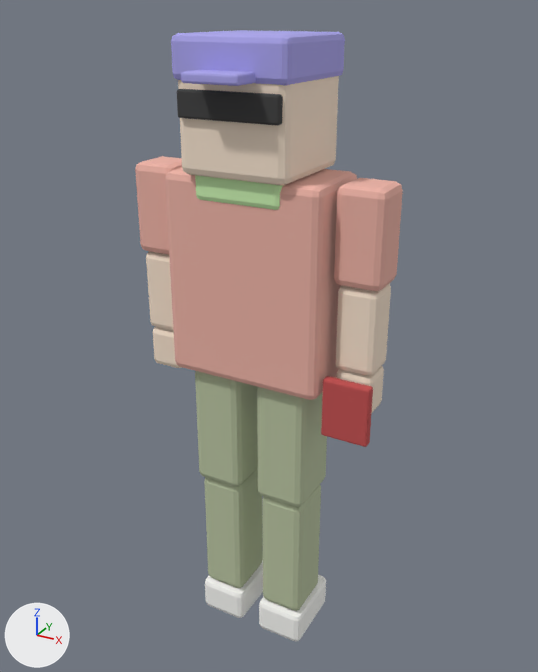
One commit to the glTF model assets/models/character.glb: the scene before it, then after it.
The view is the same before and after, from a 50 mm camera at (1.008, -1.788, 1.956) aimed at (0.014, 0.019, 1.053). Arrows for +X, +Y and +Z are at lower left; the lights stay in place. The older version comes first. Where no turn or scale is listed for an object, it has been applied to the vertices.

The older version as bpy lines, for what is in view:
```python
ob_book = bpy.data.objects.new('Book', me_cube_019)
ob_book.location = (0.32, -0.09, 0.93)
ob_cap = bpy.data.objects.new('Cap', me_cube_011)
ob_cap.location = (0.0, 0.0, 1.844)
ob_capbrim = bpy.data.objects.new('CapBrim', me_cube_012)
ob_capbrim.location = (0.0, -0.192, 1.806)
ob_hand_r = bpy.data.objects.new('Hand_R', me_cube_018)
ob_hand_r.location = (0.32, 0.0, 1.03)
ob_shirt = bpy.data.objects.new('Shirt', me_cube_001)
ob_shirt.location = (0.0, 0.0, 1.53)
ob_torso = bpy.data.objects.new('Torso', me_cube)
ob_torso.location = (0.0, 0.0, 1.25)
ob_upperarm_l = bpy.data.objects.new('UpperArm_L', me_cube_013)
ob_upperarm_l.location = (-0.32, 0.0, 1.55)
ob_upperarm_r = bpy.data.objects.new('UpperArm_R', me_cube_016)
ob_upperarm_r.location = (0.32, 0.0, 1.55)
ob_upperleg_l = bpy.data.objects.new('UpperLeg_L', me_cube_004)
ob_upperleg_l.location = (-0.11, 0.0, 0.95)
# also in view: 'Head' at (0.0, 0.0, 1.71); 'Foot_R' at (0.11, 0.02, 0.06); 'Foot_L' at (-0.11, 0.02, 0.06); 'LowerLeg_R' at (0.11, 0.0, 0.335); 'Hand_L' at (-0.32, 0.0, 0.965)
```
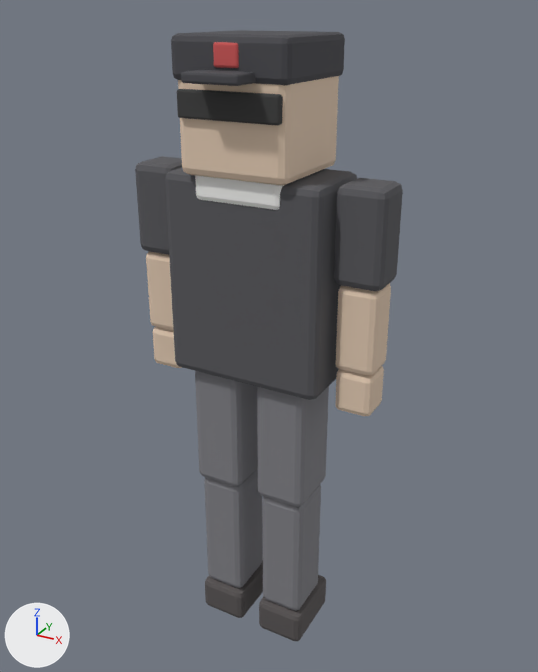
Commit message: Add a stylized "piotr" preset to the character generator

What differs and where, as boxes (x1, y1, x2, y2) in the pictures (538 x 672 px):
'Torso', recoloured (pink to dark grey): (165, 167, 357, 400) in both
'Cap', recoloured (blue to dark grey): (171, 30, 345, 86) in both
'UpperLeg_R', recoloured (greyish green to grey): (257, 387, 327, 507) in both
'UpperArm_R', recoloured (pink to dark grey): (334, 178, 403, 291) in both
'UpperLeg_L', recoloured (greyish green to grey): (195, 371, 258, 487) in both
'LowerLeg_R', recoloured (greyish green to grey): (263, 485, 321, 611) in both
'LowerLeg_L', recoloured (greyish green to grey): (204, 468, 263, 588) in both
'Book', deleted (red): before (321, 376, 373, 447)
'UpperArm_L', recoloured (pink to dark grey): (135, 156, 182, 255) in both
'Shirt', recoloured (green to white): (195, 175, 284, 210) in both
'Foot_R', recoloured (white to dark grey): (259, 575, 326, 641) in both
'Foot_L', recoloured (white to dark grey): (205, 560, 263, 618) in both
'CapBrim', recoloured (blue to dark grey): (181, 70, 256, 86) in both
'CapLogo', added (red): after (213, 42, 239, 68)
'Hand_R', unchanged, uncovered by the edit: before (336, 366, 384, 414); after (335, 366, 384, 416)

Diff of the bpy script that builds the scene:
```diff
--- a/assets/models/character.glb.py
+++ b/assets/models/character.glb.py
@@ mat_torso_mat @@
 mat_torso_mat = principled_material('Torso_mat')
-mat_torso_mat.base_color = (0.85, 0.453, 0.383)  # pink #edb3a6
+mat_torso_mat.base_color = (0.1, 0.1, 0.11)  # dark grey #59595d
 mat_torso_mat.roughness = 0.9
@@ mat_cap_mat @@
 mat_cap_mat = principled_material('Cap_mat')
-mat_cap_mat.base_color = (0.411, 0.383, 0.85)  # blue #aca6ed
+mat_cap_mat.base_color = (0.07, 0.07, 0.08)  # dark grey #4b4b50
 mat_cap_mat.roughness = 0.9
@@ mat_capbrim_mat @@
 mat_capbrim_mat = principled_material('CapBrim_mat')
-mat_capbrim_mat.base_color = (0.411, 0.383, 0.85)  # blue #aca6ed
+mat_capbrim_mat.base_color = (0.07, 0.07, 0.08)  # dark grey #4b4b50
 mat_capbrim_mat.roughness = 0.9
@@ mat_shirt_mat @@
 mat_shirt_mat = principled_material('Shirt_mat')
-mat_shirt_mat.base_color = (0.607, 0.9, 0.45)  # green #ccf3b3
+mat_shirt_mat.base_color = (0.92, 0.92, 0.9)  # white #f6f6f3
 mat_shirt_mat.roughness = 0.9
@@ mat_upperarm_l_mat @@
 mat_upperarm_l_mat = principled_material('UpperArm_L_mat')
-mat_upperarm_l_mat.base_color = (0.85, 0.453, 0.383)  # pink #edb3a6
+mat_upperarm_l_mat.base_color = (0.1, 0.1, 0.11)  # dark grey #59595d
 mat_upperarm_l_mat.roughness = 0.9
@@ mat_upperarm_r_mat @@
 mat_upperarm_r_mat = principled_material('UpperArm_R_mat')
-mat_upperarm_r_mat.base_color = (0.85, 0.453, 0.383)  # pink #edb3a6
+mat_upperarm_r_mat.base_color = (0.1, 0.1, 0.11)  # dark grey #59595d
 mat_upperarm_r_mat.roughness = 0.9
@@ mat_upperleg_l_mat @@
 mat_upperleg_l_mat = principled_material('UpperLeg_L_mat')
-mat_upperleg_l_mat.base_color = (0.485, 0.55, 0.357)  # greyish green #b9c4a1
+mat_upperleg_l_mat.base_color = (0.22, 0.22, 0.24)  # grey #818186
 mat_upperleg_l_mat.roughness = 0.9
@@ mat_lowerleg_l_mat @@
 mat_lowerleg_l_mat = principled_material('LowerLeg_L_mat')
-mat_lowerleg_l_mat.base_color = (0.485, 0.55, 0.357)  # greyish green #b9c4a1
+mat_lowerleg_l_mat.base_color = (0.22, 0.22, 0.24)  # grey #818186
 mat_lowerleg_l_mat.roughness = 0.9
@@ mat_foot_l_mat @@
 mat_foot_l_mat = principled_material('Foot_L_mat')
-mat_foot_l_mat.base_color = (0.95, 0.95, 0.92)  # white #f9f9f6
+mat_foot_l_mat.base_color = (0.1, 0.09, 0.09)  # dark grey #595555
 mat_foot_l_mat.roughness = 0.9
@@ mat_upperleg_r_mat @@
 mat_upperleg_r_mat = principled_material('UpperLeg_R_mat')
-mat_upperleg_r_mat.base_color = (0.485, 0.55, 0.357)  # greyish green #b9c4a1
+mat_upperleg_r_mat.base_color = (0.22, 0.22, 0.24)  # grey #818186
 mat_upperleg_r_mat.roughness = 0.9
@@ mat_lowerleg_r_mat @@
 mat_lowerleg_r_mat = principled_material('LowerLeg_R_mat')
-mat_lowerleg_r_mat.base_color = (0.485, 0.55, 0.357)  # greyish green #b9c4a1
+mat_lowerleg_r_mat.base_color = (0.22, 0.22, 0.24)  # grey #818186
 mat_lowerleg_r_mat.roughness = 0.9
@@ mat_foot_r_mat @@
 mat_foot_r_mat = principled_material('Foot_R_mat')
-mat_foot_r_mat.base_color = (0.95, 0.95, 0.92)  # white #f9f9f6
+mat_foot_r_mat.base_color = (0.1, 0.09, 0.09)  # dark grey #595555
 mat_foot_r_mat.roughness = 0.9
@@ mat_caplogo_mat @@
+mat_caplogo_mat = principled_material('CapLogo_mat')
+mat_caplogo_mat.base_color = (0.65, 0.1, 0.1)  # red #d35959
+mat_caplogo_mat.roughness = 0.9
@@ me_cube_013_1 @@
+me_cube_013_1.from_pydata(...)  # 56 vertices, 108 faces; spans x -0.0352..0.0352, y -0.01..0.01, z -0.0288..0.0288
+me_cube_013_1.materials.append(mat_caplogo_mat)  # red #d35959
@@ ob_book @@
-ob_book = bpy.data.objects.new('Book', me_cube_019)
-ob_book.location = (0.32, -0.09, 0.93)
@@ ob_caplogo @@
+ob_caplogo = bpy.data.objects.new('CapLogo', me_cube_013_1)
+ob_caplogo.location = (0.0, -0.163, 1.854)
```
